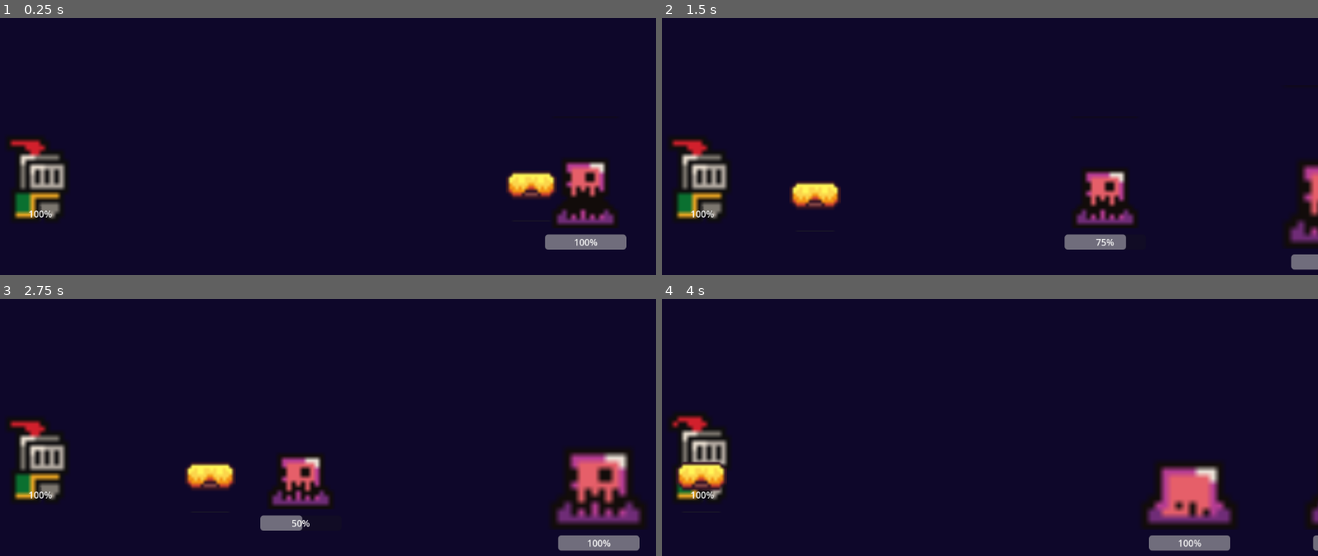
Above: before the commit, frames 1-4 (two rows, left to right).
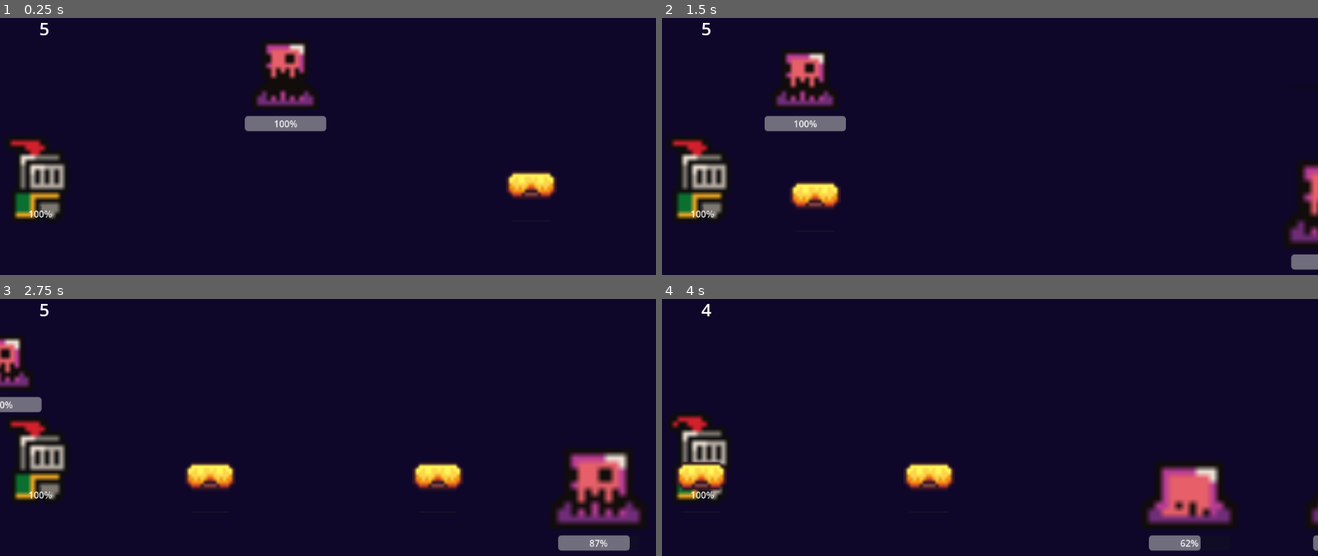
Above: after the commit, the same moments.

Repository: mightynumber2/godot-components
Game: Godot game, scene res://main.tscn
The game is run twice, just before and just after one commit, with the same random seed, the same clock (stepped at 60 frames per second) and the same inputs.
Inputs:
- Up to frame 1 (0.25 s): no input
- Up to frame 2 (1.5 s): no input
- Up to frame 3 (2.75 s): no input
- Up to frame 4 (4 s): no input

The runs differ from the first frame. In frame 1, 5.3% of the frame differs, in the area x 6-96%, y 1-91%; in frame 2, 4.6%; in frame 3, 4.1%; in frame 4, 1.1%.

Commit message:
Add slime grinder with unit tracking UI
- Added slime grinder (Area2D) to remove slimes upon entry.
- Created `game.gd` to track and display remaining slime units.
- Implemented `SlimeThroughLabel` for visual tracking.
- Updated main scene to integrate slime grinder and UI.

Diff:
--- /dev/null
+++ b/game.gd
@@ -0,0 +1,11 @@
+extends Node
+
+@onready var slime_through_label: Label = $CanvasLayer/SlimeThroughLabel
+@export var maximum_units_through: int = 5
+
+func _ready() -> void:
+	slime_through_label.text = str(maximum_units_through)
+
+func _on_slime_detector_body_entered(body: Node2D) -> void:
+	maximum_units_through -= 1
+	slime_through_label.text = str(maximum_units_through)
--- a/main.tscn
+++ b/main.tscn
@@ -1,14 +1,20 @@
-[gd_scene load_steps=7 format=3 uid="uid://no3q2i4hm5o"]
+[gd_scene load_steps=10 format=3 uid="uid://no3q2i4hm5o"]
 
 [ext_resource type="PackedScene" uid="uid://do6lijxr06r8i" path="res://knight.tscn" id="1_2kc47"]
+[ext_resource type="Script" path="res://game.gd" id="1_gnwn7"]
 [ext_resource type="PackedScene" uid="uid://c23387n70yud4" path="res://slime.tscn" id="3_da0t2"]
 [ext_resource type="Script" path="res://spawner.gd" id="4_v4rab"]
 [ext_resource type="PackedScene" uid="uid://hovgr0kv2y2m" path="res://projectile.tscn" id="5_cdsfl"]
 [ext_resource type="PackedScene" uid="uid://b6had6ijlaies" path="res://big_slime.tscn" id="5_sc0do"]
+[ext_resource type="Script" path="res://slime_grinder.gd" id="7_3f2hk"]
 
 [sub_resource type="CanvasTexture" id="CanvasTexture_jeh55"]
 
+[sub_resource type="RectangleShape2D" id="RectangleShape2D_yna1i"]
+size = Vector2(239, 663)
+
 [node name="Main" type="Node"]
+script = ExtResource("1_gnwn7")
 
 [node name="BG" type="Sprite2D" parent="."]
 modulate = Color(0.054902, 0.027451, 0.164706, 1)
@@ -19,8 +25,8 @@
 [node name="Knight" parent="." instance=ExtResource("1_2kc47")]
 position = Vector2(69, 362)
 
-[node name="Slime" parent="." instance=ExtResource("3_da0t2")]
-position = Vector2(1077, 301)
+[node name="TestSlime" parent="." instance=ExtResource("3_da0t2")]
+position = Vector2(550, 92)
 
 [node name="Spawner" type="Marker2D" parent="."]
 position = Vector2(1325, 336)
@@ -29,3 +35,24 @@
 
 [node name="Projectile" parent="." instance=ExtResource("5_cdsfl")]
 position = Vector2(833, 344)
+
+[node name="SlimeGrinder" type="Area2D" parent="."]
+script = ExtResource("7_3f2hk")
+
+[node name="CollisionShape2D" type="CollisionShape2D" parent="SlimeGrinder"]
+position = Vector2(-206, 323)
+shape = SubResource("RectangleShape2D_yna1i")
+
+[node name="CanvasLayer" type="CanvasLayer" parent="."]
+
+[node name="SlimeThroughLabel" type="Label" parent="CanvasLayer"]
+unique_name_in_owner = true
+offset_left = 69.0
+offset_top = 27.0
+offset_right = 193.0
+offset_bottom = 86.0
+theme_override_font_sizes/font_size = 31
+text = "0"
+
+[connection signal="body_entered" from="SlimeGrinder" to="." method="_on_slime_detector_body_entered"]
+[connection signal="body_entered" from="SlimeGrinder" to="SlimeGrinder" method="_on_body_entered"]
--- /dev/null
+++ b/slime_grinder.gd
@@ -0,0 +1,5 @@
+extends Area2D
+
+
+func _on_body_entered(body: Node2D) -> void:
+	body.queue_free()
Not shown, added: staged_diff.txt
